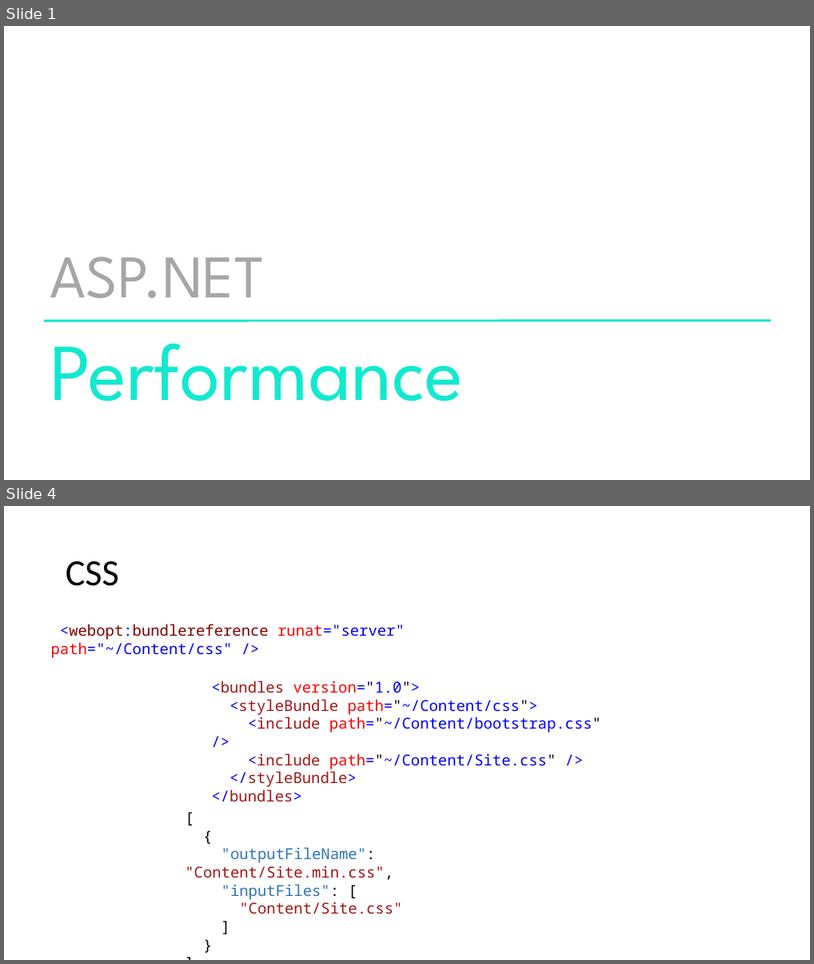
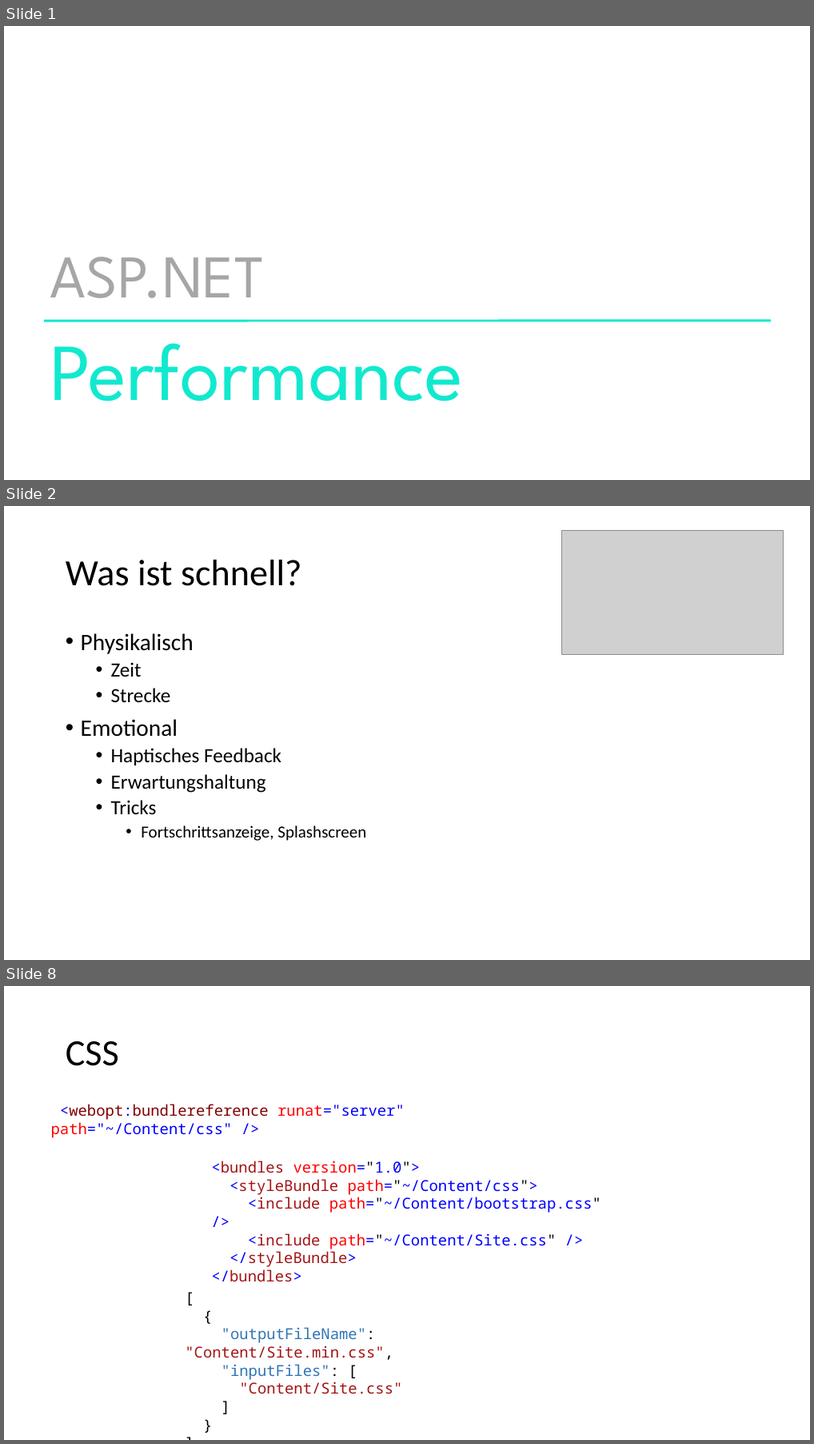
Before and after one commit to ppedvAG/WebformsKurs, a slide deck: 14Performance.pptx. Shown one above the other, each under a label of ours: slides 1 and 4 before the commit, slides 1, 2 and 8 after it; the slides between them are not shown. The pictures are 814x964 and 814x1444 pixels, drawn with LibreOffice and Linux fonts; fonts in the diff are those of the drawing; grey boxes stand for pictures. Boxes give left, top, right and bottom in pixels: in the first picture for what was removed or moved away, otherwise in the second. Text is boxed around its words. In the diff, an @@ line names an element or a change of style, - is before the commit and + after.

```diff
--- a/14Performance.pptx
+++ b/14Performance.pptx
@@ slide 2 added at [4, 506, 810, 960], background #FFFFFF @@
@@ picture added at [562, 530, 784, 654] @@
@@ title added at [66, 560, 302, 586], 44 pt, text #000000 @@
+Was ist schnell?
@@ text added at [81, 633, 366, 840], 24 pt, text #000000 @@
+• Physikalisch
+  • Zeit
+  • Strecke
+• Emotional
+  • Haptisches Feedback
+  • Erwartungshaltung
+  • Tricks
+    • Fortschrittsanzeige, Splashscreen
@@ what was slide 4 is now slide 8 @@
```
Also in this commit, not shown: 2 slides changed, 3 other slides added, 1 slide removed, 13 other files.
